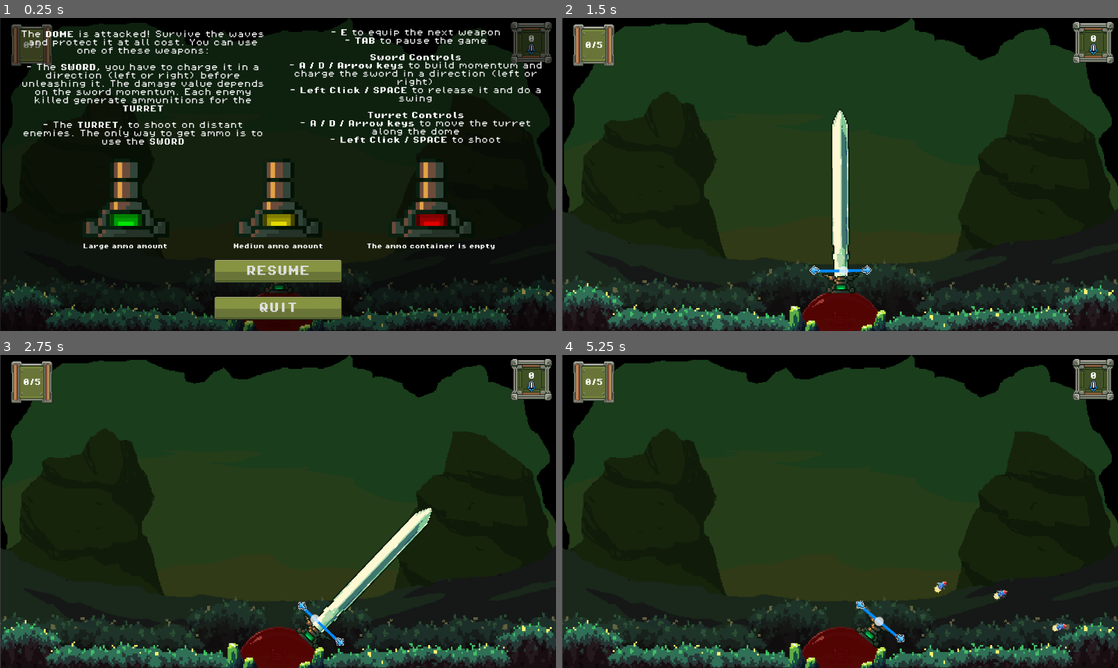
Above: before the commit, frames 1-4 (two rows, left to right).
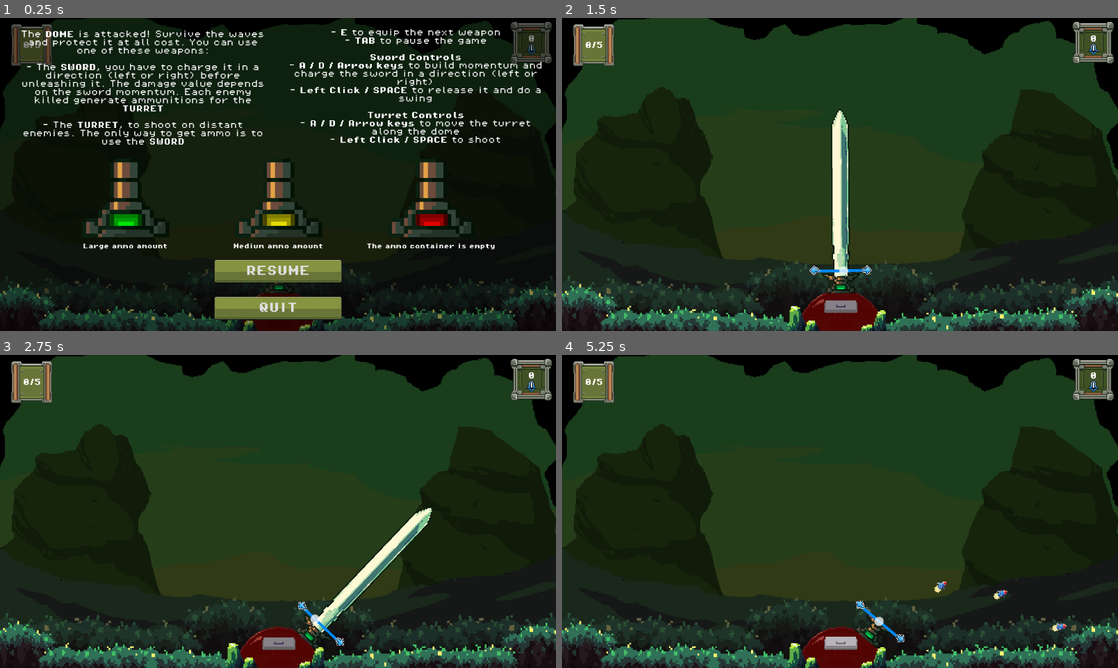
Above: after the commit, the same moments.

Repository: antoinenisoli/DomeSword_GWJ_2025
Game: Godot game, scene res://scenes/levels/game.tscn
Two runs of this game, one before a commit and one after it. Both use one fixed random seed, a clock stepped at 60 frames per second and the inputs below.
Inputs (mouse positions are in pixels of both pictures, inside the frame that each line leads up to):
- Up to frame 1 (0.25 s): no input
- Up to frame 2 (1.5 s): click "RESUME" at 0.5 s; move the mouse to (962, 158) at 1.27 s; press the mouse at (962, 158) at 1.28 s; hold Right (move_right) from 1.28 s (still down)
- Up to frame 3 (2.75 s): move the mouse to (166, 527) at 2.02 s; release Right (move_right) at 2.03 s; release the mouse at (166, 527) at 2.03 s; hold Left (move_left) from 2.03 s (still down); click (166, 527) at 2.1 s
- Up to frame 4 (5.25 s): move the mouse to (895, 442) at 2.77 s; release Left (move_left) at 2.78 s; press the mouse at (895, 442) at 2.78 s; hold Right (move_right) 2.78-4.28 s; tap E (switch_weapon) at 2.85, 5.1 s; move the mouse to (812, 574) at 3.52 s; release the mouse at (812, 574) at 3.53 s; click (812, 574) at 3.6 s; move the mouse to (1006, 558) at 4.27 s; press the mouse at (1006, 558) at 4.28 s; hold Left (move_left) from 4.28 s (still down); move the mouse to (673, 464) at 5.02 s; release the mouse at (673, 464) at 5.03 s

The runs differ from the first frame. In frame 1, 4.8% of the frame differs, in the area x 0-100%, y 0-100%; in frame 2, 9.0%; in frame 3, 8.9%; in frame 4, 9.0%.

Commit message:
show space btn when the sword is charged

Diff:
--- a/scenes/entities/player/dome.tscn
+++ b/scenes/entities/player/dome.tscn
@@ -6,6 +6,7 @@
 [ext_resource type="Script" uid="uid://bwsckparmx13i" path="res://scripts/UI/healthbar.gd" id="7_16ise"]
 [ext_resource type="Texture2D" uid="uid://c3rv2r2h01koa" path="res://assets/sprites/dome/enviro/GreenCrystal_01.png" id="7_r38io"]
 [ext_resource type="PackedScene" uid="uid://c66tdqqqa4low" path="res://scenes/entities/weapon_support.tscn" id="7_t5h6n"]
+[ext_resource type="Texture2D" uid="uid://br53pvqa50rme" path="res://assets/sprites/UI/keyboard/SPACE.png" id="8_l7o3r"]
 [ext_resource type="Texture2D" uid="uid://b35k0c63xgmtt" path="res://assets/sprites/dome/enviro/GreenCrystal_02.png" id="8_pmijb"]
 
 [sub_resource type="Resource" id="Resource_dqkch"]
@@ -38,6 +39,35 @@
 [sub_resource type="StyleBoxFlat" id="StyleBoxFlat_mfv3k"]
 bg_color = Color(1, 0, 0.015686275, 0.31764707)
 
+[sub_resource type="AtlasTexture" id="AtlasTexture_si0v0"]
+atlas = ExtResource("8_l7o3r")
+region = Rect2(0, 0, 98, 21)
+
+[sub_resource type="AtlasTexture" id="AtlasTexture_16ise"]
+atlas = ExtResource("8_l7o3r")
+region = Rect2(98, 0, 98, 21)
+
+[sub_resource type="AtlasTexture" id="AtlasTexture_f5j6v"]
+atlas = ExtResource("8_l7o3r")
+region = Rect2(196, 0, 98, 21)
+
+[sub_resource type="SpriteFrames" id="SpriteFrames_si0v0"]
+animations = [{
+"frames": [{
+"duration": 1.0,
+"texture": SubResource("AtlasTexture_si0v0")
+}, {
+"duration": 1.0,
+"texture": SubResource("AtlasTexture_16ise")
+}, {
+"duration": 1.0,
+"texture": SubResource("AtlasTexture_f5j6v")
+}],
+"loop": true,
+"name": &"default",
+"speed": 5.0
+}]
+
 [node name="Dome" type="StaticBody2D" unique_id=867499705 node_paths=PackedStringArray("sprite") groups=["Player"]]
 script = ExtResource("1_si0v0")
 _health = SubResource("Resource_dqkch")
@@ -51,9 +81,10 @@
 
 [node name="turret_base" type="Node2D" parent="." unique_id=301407612]
 
-[node name="Weapon_support" parent="turret_base" unique_id=780883536 node_paths=PackedStringArray("anchor") instance=ExtResource("7_t5h6n")]
+[node name="Weapon_support" parent="turret_base" unique_id=780883536 node_paths=PackedStringArray("input_Sprite", "anchor") instance=ExtResource("7_t5h6n")]
 z_index = 0
 position = Vector2(0, -59)
+input_Sprite = NodePath("../../visuals/spaceInput")
 anchor = NodePath("..")
 
 [node name="visuals" type="Node2D" parent="." unique_id=1816065891]
@@ -93,3 +124,10 @@
 z_index = 100
 position = Vector2(-56, -25)
 texture = ExtResource("8_pmijb")
+
+[node name="spaceInput" type="AnimatedSprite2D" parent="visuals" unique_id=2061455420]
+z_index = 100
+position = Vector2(0, -40)
+scale = Vector2(0.5102041, 1)
+sprite_frames = SubResource("SpriteFrames_si0v0")
+autoplay = "default"
--- a/scenes/entities/weapon_support.tscn
+++ b/scenes/entities/weapon_support.tscn
@@ -170,13 +170,14 @@
 metadata/_snap_enabled = true
 metadata/_snap_count = 90
 
-[sub_resource type="LabelSettings" id="LabelSettings_tllax"]
+[sub_resource type="LabelSettings" id="LabelSettings_v7k43"]
 resource_local_to_scene = true
 font_size = 10
 
-[node name="Weapon_support" type="Node2D" unique_id=1490028221 node_paths=PackedStringArray("sprite", "anim", "weapons", "sword_sprites", "light")]
+[node name="Weapon_support" type="Node2D" unique_id=1490028221 node_paths=PackedStringArray("input_Sprite", "sprite", "anim", "weapons", "sword_sprites", "light")]
 z_index = 50
 script = ExtResource("1_absag")
+input_Sprite = NodePath("")
 sprite = NodePath("support")
 anim = NodePath("AnimationPlayer")
 weapons = NodePath("weapons_inventory")
@@ -218,14 +219,14 @@
 position = Vector2(0, -34)
 
 [node name="sword" parent="weapons_inventory" unique_id=1601069241 instance=ExtResource("6_i4frm")]
-force_curve = SubResource("Curve_1ogd1")
-
-[node name="CollisionShape2D" parent="weapons_inventory/sword/hitbox" index="0"]
+force_curve = SubResource("Curve_vq2rw")
+
+[node name="CollisionShape2D" parent="weapons_inventory/sword/hitbox" parent_id_path=PackedInt32Array(1601069241, 905413076) index="0" unique_id=89443418]
 position = Vector2(0.49999854, -143.49992)
 scale = Vector2(8.669993, 22.94499)
 
-[node name="Label" parent="weapons_inventory/sword/Control" index="0"]
-label_settings = SubResource("LabelSettings_tllax")
+[node name="Label" parent="weapons_inventory/sword/Control" parent_id_path=PackedInt32Array(1601069241, 2079307278) index="0" unique_id=130337581]
+label_settings = SubResource("LabelSettings_v7k43")
 
 [node name="sword_base" type="Node2D" parent="." unique_id=958973240]
 z_index = -10
--- a/scenes/levels/game.tscn
+++ b/scenes/levels/game.tscn
@@ -79,6 +79,7 @@
 autoplay = true
 
 [node name="_ART" type="Node2D" parent="." unique_id=948154698]
+scale = Vector2(1.03, 1.03)
 
 [node name="BG" type="Sprite2D" parent="_ART" unique_id=366168890]
 z_index = -4096
--- a/scenes/weapons/sword.tscn
+++ b/scenes/weapons/sword.tscn
@@ -31,11 +31,11 @@
 corner_radius_bottom_right = 5
 corner_radius_bottom_left = 5
 
-[node name="sword" type="Node2D" node_paths=PackedStringArray("timer", "txt", "force_slider")]
+[node name="sword" type="Node2D" unique_id=1116312238 node_paths=PackedStringArray("timer", "txt", "force_slider")]
 z_index = -5
 script = ExtResource("1_o616w")
 preview_angle = 0.1
-push_force = 75.0
+push_force = 100.0
 charge_color = SubResource("Gradient_gwb47")
 timer = NodePath("swing_timer")
 txt = NodePath("Control/Label")
@@ -45,20 +45,20 @@
 collect_enabled = true
 match_enemies = Array[int]([0])
 
-[node name="swing_timer" type="Timer" parent="."]
+[node name="swing_timer" type="Timer" parent="." unique_id=34505874]
 wait_time = 2.0
 one_shot = true
 ignore_time_scale = true
 
-[node name="hitbox" type="Area2D" parent="."]
+[node name="hitbox" type="Area2D" parent="." unique_id=905413076]
 scale = Vector2(0.99999994, 0.99999994)
 
-[node name="CollisionShape2D" type="CollisionShape2D" parent="hitbox"]
+[node name="CollisionShape2D" type="CollisionShape2D" parent="hitbox" unique_id=89443418]
 position = Vector2(0, -161.18437)
 scale = Vector2(8.669998, 22.945)
 shape = SubResource("RectangleShape2D_0ph48")
 
-[node name="Control" type="Control" parent="."]
+[node name="Control" type="Control" parent="." unique_id=2079307278]
 z_index = 100
 layout_mode = 3
 anchors_preset = 0
@@ -66,7 +66,7 @@
 offset_right = 40.0
 offset_bottom = -5.0
 
-[node name="Label" type="Label" parent="Control"]
+[node name="Label" type="Label" parent="Control" unique_id=130337581]
 visible = false
 layout_mode = 0
 offset_left = -55.357143
@@ -77,7 +77,7 @@
 label_settings = SubResource("LabelSettings_3pnln")
 horizontal_alignment = 1
 
-[node name="HSlider" type="HSlider" parent="Control"]
+[node name="HSlider" type="HSlider" parent="Control" unique_id=1893945698]
 layout_mode = 0
 offset_left = -41.0
 offset_top = -10.526323
@@ -87,7 +87,7 @@
 theme_override_styles/grabber_area = SubResource("StyleBoxFlat_58ehi")
 value = 50.0
 
-[node name="TextureRect" type="TextureRect" parent="Control"]
+[node name="TextureRect" type="TextureRect" parent="Control" unique_id=45772217]
 layout_mode = 0
 offset_left = -49.0
 offset_top = 1.0
@@ -95,7 +95,7 @@
 offset_bottom = 19.0
 texture = ExtResource("5_11jj1")
 
-[node name="TextureRect2" type="TextureRect" parent="Control"]
+[node name="TextureRect2" type="TextureRect" parent="Control" unique_id=1861585038]
 layout_mode = 0
 offset_left = 30.0
 offset_top = 1.0
--- a/scripts/Entities/Player/weapons/sword_controller.gd
+++ b/scripts/Entities/Player/weapons/sword_controller.gd
@@ -23,6 +23,8 @@
 
 func reset() -> void:
     target_velocity = 0
+    weapon_support.input_Sprite.visible = false
+
     force_slider.value = 0
     force_slider.value = 0
     force_slider.min_value = - max_power
@@ -39,6 +41,7 @@
     print("slash!! " + str(target_velocity))
     force_slider.value = 0
     charge_sword(0)
+    weapon_support.input_Sprite.visible = false
 
 func get_weight() -> float:
     var t = 1 - (timer.time_left / timer.wait_time)
@@ -74,9 +77,9 @@
         spr.self_modulate = charge_color.sample(v)
 
 func move_sword(_delta) -> void:
-    #if Input.is_action_just_pressed("move_left") || Input.is_action_just_pressed("move_right"):
     var axis: float = Input.get_axis("move_left", "move_right")
     if axis != 0:
+        weapon_support.input_Sprite.visible = force_slider.value != 0
         force_slider.value += axis * power
         if target_velocity == 0 && force_slider.value < force_slider.max_value && force_slider.value > force_slider.min_value:
             charge_sword(axis)
--- a/scripts/Entities/Player/weapons/weapon_support.gd
+++ b/scripts/Entities/Player/weapons/weapon_support.gd
@@ -1,6 +1,7 @@
 extends Node2D
 class_name WeaponSupport
 
+@export var input_Sprite: AnimatedSprite2D
 @export var anchor: Node2D
 @export var sprite: AnimatedSprite2D
 @export var anim: AnimationPlayer
Binary file added: assets/sprites/UI/keyboard/E.png
Not shown, added: assets/sprites/UI/keyboard/E.png.import
Binary file added: assets/sprites/UI/keyboard/SPACE.png
Not shown, added: assets/sprites/UI/keyboard/SPACE.png.import
Not shown: 1 places in scenes/entities/weapon_support.tscn that only renumber resources
Not shown: 1 places in scenes/weapons/sword.tscn that only renumber resources
